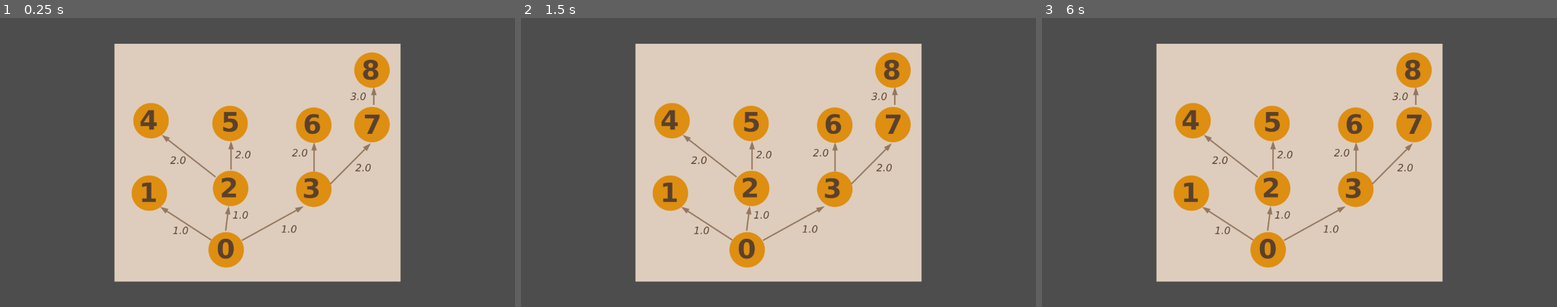
Above: before the commit, frames 1-3 (left to right).
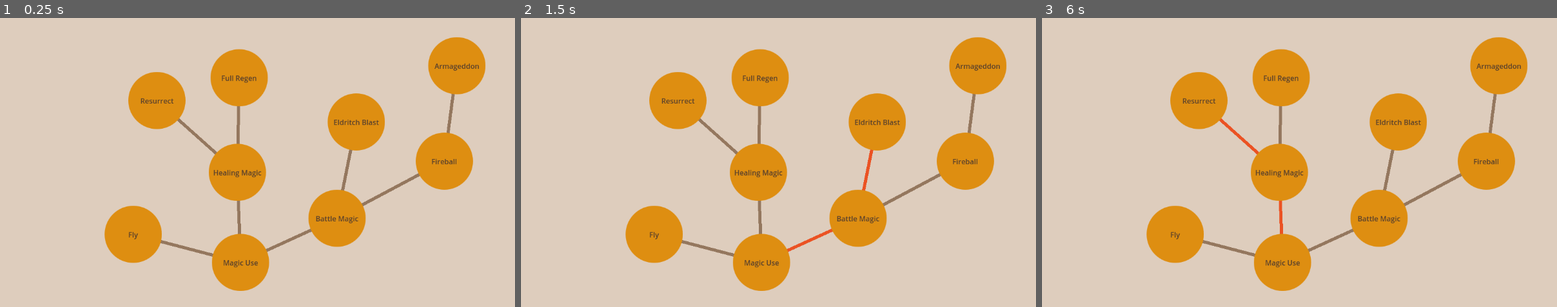
Above: after the commit, the same moments.

Repository: Sithoid/godot-graph
Game: Godot game, scene res://scenes/skill_tree.tscn
The game is run twice, just before and just after one commit, with the same random seed, the same clock (stepped at 60 frames per second) and the same inputs. Before the commit the project starts from res://skill_tree.tscn.
Inputs (mouse positions are in pixels of both pictures, inside the frame that each line leads up to):
- Up to frame 1 (0.25 s): no input
- Up to frame 2 (1.5 s): tap Enter at 0.5 s; move the mouse to (891, 148) at 0.52 s; click (891, 148) at 0.67 s; tap Space at 1.25 s; move the mouse to (675, 176) at 1.27 s; click (675, 176) at 1.42 s
- Up to frame 3 (6 s): tap Enter at 2, 3.5 s; move the mouse to (1351, 98) at 2.02 s; click (1351, 98) at 2.17 s; tap Space at 2.75, 4.25 s; move the mouse to (1273, 220) at 2.77 s; click (1273, 220) at 2.92 s; move the mouse to (1454, 205) at 3.52 s; click (1454, 205) at 3.67 s; move the mouse to (1145, 119) at 4.27 s; click (1145, 119) at 4.42 s; move the mouse to (1325, 162) at 5.02 s; click (1325, 162) at 5.17 s; move the mouse to (1222, 90) at 5.77 s; click (1222, 90) at 5.92 s

The runs differ from the first frame. In frame 1, 70% of the frame differs, in the area x 0-100%, y 0-100%; in frame 2, 70%; in frame 3, 70%.

Commit message:
Add an example with UI for skill tree generation

Diff:
--- /dev/null
+++ b/components/tree_node.tscn
@@ -0,0 +1,31 @@
+[gd_scene load_steps=3 format=3 uid="uid://kxmeyca23ts1"]
+
+[ext_resource type="Texture2D" uid="uid://cijtvkidgf02n" path="res://images/skilltree_node.png" id="1_il1yt"]
+[ext_resource type="Script" path="res://components/tree_node_ui.gd" id="2_ul8wg"]
+
+[node name="TreeNode" type="TextureRect"]
+offset_right = 128.0
+offset_bottom = 128.0
+pivot_offset = Vector2(64, 64)
+mouse_default_cursor_shape = 2
+texture = ExtResource("1_il1yt")
+stretch_mode = 5
+script = ExtResource("2_ul8wg")
+
+[node name="Label" type="Label" parent="."]
+layout_mode = 1
+anchors_preset = 8
+anchor_left = 0.5
+anchor_top = 0.5
+anchor_right = 0.5
+anchor_bottom = 0.5
+offset_left = -40.5
+offset_top = -11.5
+offset_right = 40.5
+offset_bottom = 11.5
+grow_horizontal = 2
+grow_vertical = 2
+theme_override_colors/font_color = Color(0, 0, 0, 1)
+text = "Tree Node"
+horizontal_alignment = 1
+vertical_alignment = 1
--- /dev/null
+++ b/components/tree_node_ui.gd
@@ -0,0 +1,32 @@
+@tool
+class_name SkillTreeNode
+extends Control
+
+## A UI node for displaying a node in a tree/graph. Contains a [SkillData] resource within.
+
+## Resource containing data that this node will display
+@export var graph_data : SkillData:
+	set(new_skill):
+		graph_data = new_skill
+		if is_node_ready():
+			update_visuals()
+
+## Set by the SkillTree for all nodes at once
+var font_color : Color:
+	set(new_color):
+		font_color = new_color
+		if is_node_ready():
+			update_visuals()
+
+@onready var label : Label = $Label
+
+func _ready() -> void:
+	update_visuals()
+
+## Updates the visuals whenever the data changes
+func update_visuals() -> void:
+	pivot_offset = size / 2
+	if graph_data:
+		tooltip_text = "%s \nCost: %s" % [graph_data.skill_name, graph_data.cost]
+		label.text = graph_data.skill_name
+		label.add_theme_color_override("font_color", font_color)
--- a/graph_adjacency_list.gd
+++ b/data_classes/graph_adjacency_list.gd
@@ -46,7 +46,7 @@
 ## Removes a vertex at a given index. Also removes all edges that connect to it
 func remove_vertex(vertex_index_to_remove : int) -> Array[Array]:
 	clear_stack()
-	if vertex_index_to_remove < 0 or vertex_index_to_remove >= list.size():
+	if not vertex_index_to_remove in range(list.size()):
 		print("Can't remove a nonexistent vertex")
 		return list
 	for vertex_index : int in range(list.size()):
@@ -58,7 +58,7 @@
 ## An edge is represented with a class for easier referencing
 func add_edge(source_vertex : int, target_vertex : int, weight : float = 1.0) -> Array[Array]:
 	clear_stack()
-	if source_vertex < 0 or source_vertex >= list.size() or target_vertex < 0 or target_vertex >= list.size():
+	if not (source_vertex in range(list.size()) and target_vertex in range(list.size())):
 		print("Can't connect nonexistent vertices")
 		return list
 	if source_vertex == target_vertex:
@@ -76,7 +76,7 @@
 ## Removes an edge connecting two given vertices
 func remove_edge(source_vertex : int, target_vertex : int) -> Array[Array]:
 	clear_stack()
-	if source_vertex < 0 or source_vertex >= list.size() or target_vertex < 0 or target_vertex >= list.size():
+	if not (source_vertex in range(list.size()) and target_vertex in range(list.size())):
 		print("Can't remove an edge from nonexistent vertices")
 		return list
 	for edge : GraphEdge in list[source_vertex]:
@@ -124,7 +124,7 @@
 ## Call dist[i] to learn the cost of travel from source to i
 ## Pass "reversed" to perform single-destination search instead of single-source
 func get_distances(source_vertex : int, reversed : bool = false) -> Array[float]:
-	if source_vertex < 0 or source_vertex >= list.size():
+	if not source_vertex in range(list.size()):
 		print("Source vertex %s is not in this graph!" % source_vertex)
 		return []
 	# Sort if no pre-sorted stack is provided
@@ -142,20 +142,28 @@
 			for edge : GraphEdge in list[vertex]:
 				if dist[vertex] > dist[edge.head] + edge.weight:
 					dist[vertex] = dist[edge.head] + edge.weight
-		print("Distances from %s:" % source_vertex)
+		print("Distances to %s:" % source_vertex)
 	# Standard single-source search
 	else:
 		for vertex : int in stack:
 			for edge : GraphEdge in list[vertex]:
 				if dist[edge.head] > dist[vertex] + edge.weight:
 					dist[edge.head] = dist[vertex] + edge.weight
-		print("Distances to %s:" % source_vertex)
+		print("Distances from %s:" % source_vertex)
 	print(dist)
 	return dist
 
+## Returns an array of all edges in this graph
+func get_all_edges() -> Array[GraphEdge]:
+	var edges : Array[GraphEdge] = []
+	for vertex : Array in list:
+		for edge : GraphEdge in vertex:
+			edges.append(edge)
+	return edges
+
 ## Returns a sequence of edges that constitute the shortest path
 func get_shortest_path(source : int, target : int) -> Array[GraphEdge]:
-	if source < 0 or source >= list.size() or target < 0 or target >= list.size():
+	if not (source in range(list.size()) and target in range(list.size())):
 		print("Nonexistent source or target!")
 		return []
 	if source == target:
@@ -169,7 +177,7 @@
 	var dist_to_target : Array[float] = get_distances(target, true)
 	# Cycles through all edges to find out which of them belong to the shortest path
 	var path_edges : Array[GraphEdge] = []
-	for edge_tail : int in list.size():
+	for edge_tail : int in range(list.size()):
 		for edge : GraphEdge in list[edge_tail]:
 			if dist_from_source[edge_tail] + edge.weight + dist_to_target[edge.head] == dist_from_source[target]:
 				path_edges.append(edge)
--- /dev/null
+++ b/data_classes/skill_data.gd
@@ -0,0 +1,11 @@
+class_name SkillData
+extends Resource
+
+## This Resource holds data for a particular skill. It can be used to build a SkillTree
+
+## Display name for this skill
+@export var skill_name : String = "Generic Skill"
+## Attach here all skills that are [i]immediate[/i] precursors of this one (no need to list the entire tree)
+@export var prerequisites : Array[SkillData]
+## Individual cost of this skill (aka travel cost to its node from the previous one).
+@export var cost : float = 1.0
--- a/project.godot
+++ b/project.godot
@@ -11,7 +11,7 @@
 [application]
 
 config/name="Skill Tree Test"
-run/main_scene="res://skill_tree.tscn"
+run/main_scene="res://scenes/skill_tree.tscn"
 config/features=PackedStringArray("4.3", "Forward Plus")
 config/icon="res://icon.svg"
 
--- a/skill_tree.gd
+++ b/scenes/simple_io.gd
@@ -1,9 +1,9 @@
 extends Control
 
+## This scene shows a barebones example of using the internal GAL class
+## with a pre-determined skill tree as displayed in the picture.
+
 func _ready() -> void:
-	# This is an example graph, as shown on the picture.
-	# The GAL class is intended for internal use;
-	# you'd probably want to parse a scene into it and/or populate a scene with its data.
 	var graph := GraphAdjacencyList.new(9)
 	graph.add_edge(0, 1, 1.0)
 	graph.add_edge(0, 2, 1.0)
--- a/skill_tree.tscn
+++ b/scenes/simple_io.tscn
@@ -1,16 +1,16 @@
-[gd_scene load_steps=3 format=3 uid="uid://bsot36j0xc4s7"]
+[gd_scene load_steps=3 format=3 uid="uid://b2j7q2md0oc3c"]
 
-[ext_resource type="Script" path="res://skill_tree.gd" id="1_4jcrs"]
-[ext_resource type="Texture2D" uid="uid://cx1c7bdq47sem" path="res://skilltree.png" id="2_6jhf2"]
+[ext_resource type="Script" path="res://scenes/simple_io.gd" id="1_k4h4u"]
+[ext_resource type="Texture2D" uid="uid://cx1c7bdq47sem" path="res://images/skilltree.png" id="2_0irhk"]
 
-[node name="SkillTree" type="Control"]
+[node name="SimpleIO" type="Control"]
 layout_mode = 3
 anchors_preset = 15
 anchor_right = 1.0
 anchor_bottom = 1.0
 grow_horizontal = 2
 grow_vertical = 2
-script = ExtResource("1_4jcrs")
+script = ExtResource("1_k4h4u")
 
 [node name="TextureRect" type="TextureRect" parent="."]
 layout_mode = 1
@@ -25,4 +25,4 @@
 offset_bottom = 266.5
 grow_horizontal = 2
 grow_vertical = 2
-texture = ExtResource("2_6jhf2")
+texture = ExtResource("2_0irhk")
--- /dev/null
+++ b/scenes/skill_tree.gd
@@ -0,0 +1,128 @@
+@tool
+extends Control
+
+## This scene demonstrates graph generation from a skill tree that was built in-editor.
+
+## In order for it to work, every [SkillTreeNode] should contain [SkillData],
+## and all skills should have their prerequisites listed.
+
+## Feel free to add, remove and move nodes however you like; as long as the data is correct,
+## the graph will generate and provide pathfinding when launched.
+
+## Press to generate the graph in-editor
+@export var generate : bool = false:
+	set(value):
+		if value == true:
+			generate_graph()
+			generate = false
+
+@export_category("Customization")
+## Background color of the graph nodes (vertices)
+@export var node_color : Color = Color("de8e11", 1.0):
+	set(new_color):
+		node_color = new_color
+		if nodes_array.is_empty():
+			collect_tree()
+		for node : SkillTreeNode in nodes_array:
+			node.self_modulate = node_color
+## Color of labels on the graph nodes
+@export var text_color : Color = Color("5a412c", 1.0):
+	set(new_color):
+		if nodes_array.is_empty():
+			collect_tree()
+		for node : SkillTreeNode in nodes_array:
+			node.font_color = text_color
+## Color of lines (edges) between the nodes
+@export var edge_color : Color = Color("94775e", 1.0):
+	set(new_color):
+		edge_color = new_color
+		queue_redraw()
+## Color of the highlighted path
+@export var edge_highlight_color : Color = Color("eb5223", 1.0):
+	set(new_color):
+		edge_highlight_color = new_color
+		queue_redraw()
+## Overall background of the scene
+@export var background_color : Color = Color("decdbd", 1.0):
+	set(new_color):
+		background_color = new_color
+		background.color = background_color
+
+var nodes_array : Array[SkillTreeNode] = [] ## Holds references to the nodes in graph vertex order
+var skills_array : Array[SkillData] = [] ## Holds references to the data within nodes in graph vertex order
+var graph : GraphAdjacencyList = null ## Graph built from the scene. Can be operated upon
+var highlighted_edges : Array[GraphAdjacencyList.GraphEdge] = [] ## Temp storage for highlighted edges
+
+@onready var background = $Background
+
+func _ready() -> void:
+	if not Engine.is_editor_hint():
+		generate_graph()
+	# Trigger the setters
+	node_color = node_color
+	text_color = text_color
+
+## Triggers pathfinding when a node in the tree is clicked (in-game only)
+func _on_tree_node_input(event : InputEvent, index : int) -> void:
+	if event is InputEventMouseButton and event.is_pressed():
+		if event.button_index == MOUSE_BUTTON_LEFT:
+			accept_event()
+			# Highlights the path from the tree root to the clicked node
+			highlighted_edges = graph.get_shortest_path(0, index)
+			queue_redraw()
+
+## Finds and stores all nodes that qualify as vertices of the tree
+func collect_tree() -> void:
+	for node : Node in find_children("*", "SkillTreeNode"):
+		nodes_array.append(node as SkillTreeNode)
+	skills_array.resize(nodes_array.size())
+
+## Generates a GraphAdjacencyList from the relevant nodes present in the scene
+func generate_graph() -> GraphAdjacencyList:
+	clear_graph()
+	collect_tree()
+	graph = GraphAdjacencyList.new(nodes_array.size())
+	# First pass: assign indices to all nodes
+	for index : int in range(nodes_array.size()):
+		var node : SkillTreeNode = nodes_array[index]
+		if not node.graph_data:
+			print("Tree node %s doesn't contain data!" % node.get_instance_id())
+			return null
+		skills_array[index] = node.graph_data
+		# Listen to clicks if this is in-game
+		if not Engine.is_editor_hint():
+			node.gui_input.connect(_on_tree_node_input.bind(index))
+	# Second pass: add edges
+	for index : int in range(skills_array.size()):
+		for prev_skill : SkillData in skills_array[index].prerequisites:
+			var prev_index : int = skills_array.find(prev_skill)
+			if prev_index < 0:
+				print("Prerequisite %s not found in the tree!" % prev_skill.skill_name)
+				return null
+			graph.add_edge(prev_index, index, skills_array[index].cost)
+	graph.print_list()
+	queue_redraw()
+	return graph
+
+## Draws a visual representation of all edges when prompted by queue_redraw()
+func _draw() -> void:
+	if graph != null and nodes_array != []:
+		var edges : Array[GraphAdjacencyList.GraphEdge] = graph.get_all_edges()
+		for edge : GraphAdjacencyList.GraphEdge in edges:
+			var draw_color : Color
+			if highlighted_edges != [] and edge in highlighted_edges:
+				draw_color = edge_highlight_color
+			else:
+				draw_color = edge_color
+			draw_line(
+				nodes_array[edge.head].position + nodes_array[edge.head].pivot_offset,
+				nodes_array[edge.tail].position + nodes_array[edge.head].pivot_offset,
+				draw_color,
+				7.0)
+	highlighted_edges.clear()
+
+## Clears all persistent data
+func clear_graph() -> void:
+	nodes_array.clear()
+	skills_array.clear()
+	graph = null
--- /dev/null
+++ b/scenes/skill_tree.tscn
@@ -0,0 +1,132 @@
+[gd_scene load_steps=12 format=3 uid="uid://bsot36j0xc4s7"]
+
+[ext_resource type="Script" path="res://scenes/skill_tree.gd" id="1_kbj7i"]
+[ext_resource type="PackedScene" uid="uid://kxmeyca23ts1" path="res://components/tree_node.tscn" id="3_l5sdh"]
+[ext_resource type="Resource" uid="uid://b20vxc7i3tsp3" path="res://skills/magic_use.tres" id="4_71nup"]
+[ext_resource type="Resource" uid="uid://be4gmol1c2l27" path="res://skills/fly.tres" id="5_ym41q"]
+[ext_resource type="Resource" uid="uid://b4io3smhpvdsl" path="res://skills/healing.tres" id="6_lsqyb"]
+[ext_resource type="Resource" uid="uid://dqoqkx5rccbd0" path="res://skills/battle_magic.tres" id="7_erwcj"]
+[ext_resource type="Resource" uid="uid://du0ghrqsf5lih" path="res://skills/resurrect.tres" id="8_nv41a"]
+[ext_resource type="Resource" uid="uid://cjcch4il7v1ku" path="res://skills/full_regen.tres" id="9_h2h2w"]
+[ext_resource type="Resource" uid="uid://b4lqe1grpy38n" path="res://skills/eldritch_blast.tres" id="10_kvgfg"]
+[ext_resource type="Resource" uid="uid://c7bmqxc0p08oo" path="res://skills/fireball.tres" id="11_vq7p4"]
+[ext_resource type="Resource" uid="uid://cq0ta787ogxg" path="res://skills/armageddon.tres" id="12_wiunm"]
+
+[node name="SkillTree" type="Control"]
+z_index = 5
+layout_mode = 3
+anchors_preset = 15
+anchor_right = 1.0
+anchor_bottom = 1.0
+grow_horizontal = 2
+grow_vertical = 2
+script = ExtResource("1_kbj7i")
+
+[node name="Background" type="ColorRect" parent="."]
+z_index = -1
+layout_mode = 1
+anchors_preset = 15
+anchor_right = 1.0
+anchor_bottom = 1.0
+grow_horizontal = 2
+grow_vertical = 2
+color = Color(0.870588, 0.803922, 0.741176, 1)
+
+[node name="TreeNode" parent="." instance=ExtResource("3_l5sdh")]
+self_modulate = Color(0.870588, 0.556863, 0.0666667, 1)
+layout_mode = 0
+offset_left = 474.0
+offset_top = 484.0
+offset_right = 602.0
+offset_bottom = 612.0
+tooltip_text = "Magic Use
+Cost: 1"
+graph_data = ExtResource("4_71nup")
+
+[node name="TreeNode2" parent="." instance=ExtResource("3_l5sdh")]
+self_modulate = Color(0.870588, 0.556863, 0.0666667, 1)
+layout_mode = 0
+offset_left = 234.0
+offset_top = 421.0
+offset_right = 362.0
+offset_bottom = 549.0
+tooltip_text = "Fly
+Cost: 1"
+graph_data = ExtResource("5_ym41q")
+
+[node name="TreeNode3" parent="." instance=ExtResource("3_l5sdh")]
+self_modulate = Color(0.870588, 0.556863, 0.0666667, 1)
+layout_mode = 0
+offset_left = 467.0
+offset_top = 282.0
+offset_right = 595.0
+offset_bottom = 410.0
+tooltip_text = "Healing Magic
+Cost: 1"
+graph_data = ExtResource("6_lsqyb")
+
+[node name="TreeNode4" parent="." instance=ExtResource("3_l5sdh")]
+self_modulate = Color(0.870588, 0.556863, 0.0666667, 1)
+layout_mode = 0
+offset_left = 690.0
+offset_top = 385.0
+offset_right = 818.0
+offset_bottom = 513.0
+tooltip_text = "Battle Magic
+Cost: 1"
+graph_data = ExtResource("7_erwcj")
+
+[node name="TreeNode5" parent="." instance=ExtResource("3_l5sdh")]
+self_modulate = Color(0.870588, 0.556863, 0.0666667, 1)
+layout_mode = 0
+offset_left = 287.0
+offset_top = 121.0
+offset_right = 415.0
+offset_bottom = 249.0
+tooltip_text = "Resurrect
+Cost: 2"
+graph_data = ExtResource("8_nv41a")
+
+[node name="TreeNode6" parent="." instance=ExtResource("3_l5sdh")]
+self_modulate = Color(0.870588, 0.556863, 0.0666667, 1)
+layout_mode = 0
+offset_left = 471.0
+offset_top = 70.0
+offset_right = 599.0
+offset_bottom = 198.0
+tooltip_text = "Full Regen
+Cost: 2"
+graph_data = ExtResource("9_h2h2w")
+
+[node name="TreeNode7" parent="." instance=ExtResource("3_l5sdh")]
+self_modulate = Color(0.870588, 0.556863, 0.0666667, 1)
+layout_mode = 0
+offset_left = 733.0
+offset_top = 169.0
+offset_right = 861.0
+offset_bottom = 297.0
+tooltip_text = "Eldritch Blast
+Cost: 2"
+graph_data = ExtResource("10_kvgfg")
+
+[node name="TreeNode8" parent="." instance=ExtResource("3_l5sdh")]
+self_modulate = Color(0.870588, 0.556863, 0.0666667, 1)
+layout_mode = 0
+offset_left = 930.0
+offset_top = 257.0
+offset_right = 1058.0
+offset_bottom = 385.0
+tooltip_text = "Fireball
+Cost: 2"
+graph_data = ExtResource("11_vq7p4")
+
+[node name="TreeNode9" parent="." instance=ExtResource("3_l5sdh")]
+self_modulate = Color(0.870588, 0.556863, 0.0666667, 1)
+layout_mode = 0
+offset_left = 958.0
+offset_top = 43.0
+offset_right = 1086.0
+offset_bottom = 171.0
+tooltip_text = "Armageddon
+Cost: 3"
+graph_data = ExtResource("12_wiunm")
--- /dev/null
+++ b/skills/armageddon.tres
@@ -0,0 +1,10 @@
+[gd_resource type="Resource" script_class="SkillData" load_steps=3 format=3 uid="uid://cq0ta787ogxg"]
+
+[ext_resource type="Script" path="res://data_classes/skill_data.gd" id="1_p2bn4"]
+[ext_resource type="Resource" uid="uid://c7bmqxc0p08oo" path="res://skills/fireball.tres" id="2_r8uaa"]
+
+[resource]
+script = ExtResource("1_p2bn4")
+skill_name = "Armageddon"
+prerequisites = Array[ExtResource("1_p2bn4")]([ExtResource("2_r8uaa")])
+cost = 3.0
--- /dev/null
+++ b/skills/battle_magic.tres
@@ -0,0 +1,10 @@
+[gd_resource type="Resource" script_class="SkillData" load_steps=3 format=3 uid="uid://dqoqkx5rccbd0"]
+
+[ext_resource type="Script" path="res://data_classes/skill_data.gd" id="1_hably"]
+[ext_resource type="Resource" uid="uid://b20vxc7i3tsp3" path="res://skills/magic_use.tres" id="2_202k2"]
+
+[resource]
+script = ExtResource("1_hably")
+skill_name = "Battle Magic"
+prerequisites = Array[ExtResource("1_hably")]([ExtResource("2_202k2")])
+cost = 1.0
--- /dev/null
+++ b/skills/eldritch_blast.tres
@@ -0,0 +1,10 @@
+[gd_resource type="Resource" script_class="SkillData" load_steps=3 format=3 uid="uid://b4lqe1grpy38n"]
+
+[ext_resource type="Script" path="res://data_classes/skill_data.gd" id="1_c4jrs"]
+[ext_resource type="Resource" uid="uid://dqoqkx5rccbd0" path="res://skills/battle_magic.tres" id="2_ibk2p"]
+
+[resource]
+script = ExtResource("1_c4jrs")
+skill_name = "Eldritch Blast"
+prerequisites = Array[ExtResource("1_c4jrs")]([ExtResource("2_ibk2p")])
+cost = 2.0
--- /dev/null
+++ b/skills/fireball.tres
@@ -0,0 +1,10 @@
+[gd_resource type="Resource" script_class="SkillData" load_steps=3 format=3 uid="uid://c7bmqxc0p08oo"]
+
+[ext_resource type="Script" path="res://data_classes/skill_data.gd" id="1_oqoj4"]
+[ext_resource type="Resource" uid="uid://dqoqkx5rccbd0" path="res://skills/battle_magic.tres" id="2_74bxu"]
+
+[resource]
+script = ExtResource("1_oqoj4")
+skill_name = "Fireball"
+prerequisites = Array[ExtResource("1_oqoj4")]([ExtResource("2_74bxu")])
+cost = 2.0
--- /dev/null
+++ b/skills/fly.tres
@@ -0,0 +1,10 @@
+[gd_resource type="Resource" script_class="SkillData" load_steps=3 format=3 uid="uid://be4gmol1c2l27"]
+
+[ext_resource type="Script" path="res://data_classes/skill_data.gd" id="1_0vubi"]
+[ext_resource type="Resource" uid="uid://b20vxc7i3tsp3" path="res://skills/magic_use.tres" id="2_tl64s"]
+
+[resource]
+script = ExtResource("1_0vubi")
+skill_name = "Fly"
+prerequisites = Array[ExtResource("1_0vubi")]([ExtResource("2_tl64s")])
+cost = 1.0
--- /dev/null
+++ b/skills/full_regen.tres
@@ -0,0 +1,10 @@
+[gd_resource type="Resource" script_class="SkillData" load_steps=3 format=3 uid="uid://cjcch4il7v1ku"]
+
+[ext_resource type="Script" path="res://data_classes/skill_data.gd" id="1_cbptm"]
+[ext_resource type="Resource" uid="uid://b4io3smhpvdsl" path="res://skills/healing.tres" id="2_oostt"]
+
+[resource]
+script = ExtResource("1_cbptm")
+skill_name = "Full Regen"
+prerequisites = Array[ExtResource("1_cbptm")]([ExtResource("2_oostt")])
+cost = 2.0
--- /dev/null
+++ b/skills/healing.tres
@@ -0,0 +1,10 @@
+[gd_resource type="Resource" script_class="SkillData" load_steps=3 format=3 uid="uid://b4io3smhpvdsl"]
+
+[ext_resource type="Script" path="res://data_classes/skill_data.gd" id="1_wbhgb"]
+[ext_resource type="Resource" uid="uid://b20vxc7i3tsp3" path="res://skills/magic_use.tres" id="2_v4ova"]
+
+[resource]
+script = ExtResource("1_wbhgb")
+skill_name = "Healing Magic"
+prerequisites = Array[ExtResource("1_wbhgb")]([ExtResource("2_v4ova")])
+cost = 1.0
--- /dev/null
+++ b/skills/magic_use.tres
@@ -0,0 +1,9 @@
+[gd_resource type="Resource" script_class="SkillData" load_steps=2 format=3 uid="uid://b20vxc7i3tsp3"]
+
+[ext_resource type="Script" path="res://data_classes/skill_data.gd" id="1_ii8sn"]
+
+[resource]
+script = ExtResource("1_ii8sn")
+skill_name = "Magic Use"
+prerequisites = Array[ExtResource("1_ii8sn")]([])
+cost = 1.0
--- /dev/null
+++ b/skills/resurrect.tres
@@ -0,0 +1,10 @@
+[gd_resource type="Resource" script_class="SkillData" load_steps=3 format=3 uid="uid://du0ghrqsf5lih"]
+
+[ext_resource type="Script" path="res://data_classes/skill_data.gd" id="1_y6oiv"]
+[ext_resource type="Resource" uid="uid://b4io3smhpvdsl" path="res://skills/healing.tres" id="2_ae33o"]
+
+[resource]
+script = ExtResource("1_y6oiv")
+skill_name = "Resurrect"
+prerequisites = Array[ExtResource("1_y6oiv")]([ExtResource("2_ae33o")])
+cost = 2.0
Renamed: skilltree.png -> images/skilltree.png
Not shown, added: images/skilltree.png.import
Binary file added: images/skilltree_node.png
Not shown, changed: images/skilltree_node.png.import
